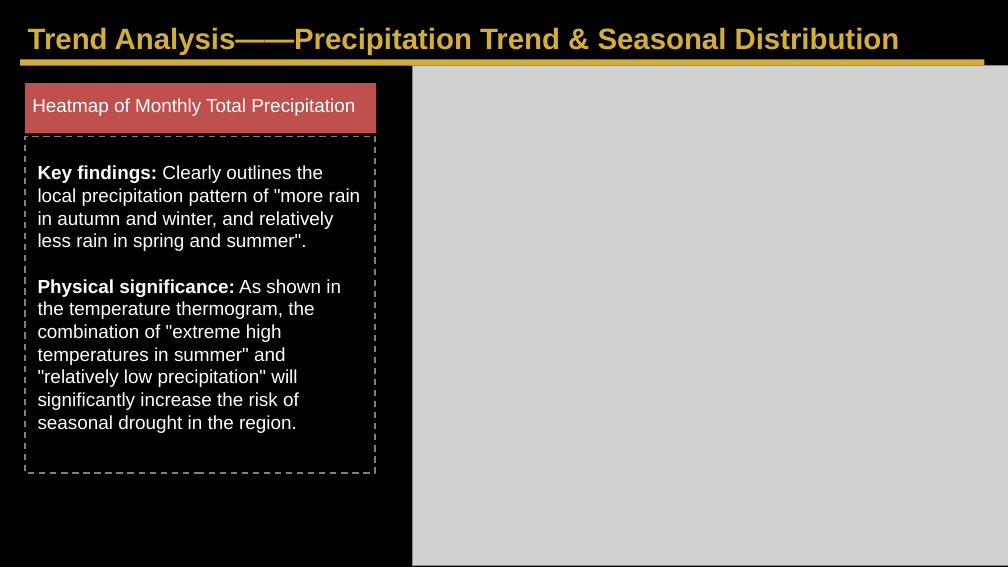
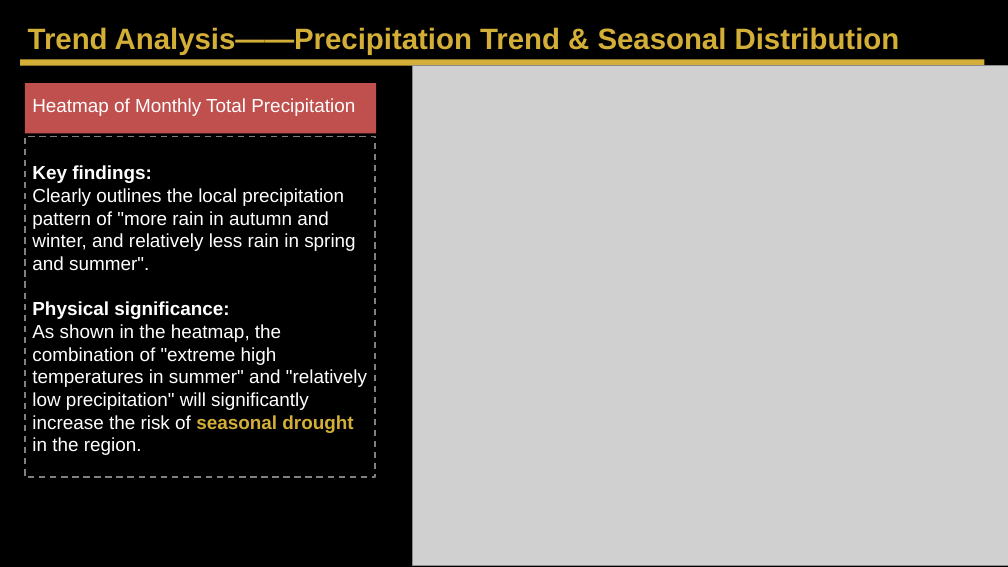
Before and after one commit to Ruiqi-Huang-7/EART60702-group-4-project-1, a slide deck: slide 6 of Project_1_final.pptx. Drawn at 1008x567 pixels with LibreOffice and Linux fonts; fonts in the diff are those of the drawing; grey boxes stand for pictures. Boxes give left, top, right and bottom in pixels: in the first picture for what was removed or moved away, otherwise in the second. Text is boxed around its words. In the diff, an @@ line names an element or a change of style, - is before the commit and + after.

```diff
--- a/Project_1_final.pptx
+++ b/Project_1_final.pptx
@@ rectangle: place and size @@
-rectangle at <box>25,137,375,473</box>
+rectangle at <box>25,137,375,477</box>
@@ text at <box>32,165,367,455</box>: text changed @@
-Key findings: Clearly outlines the local precipitation pattern of "more rain in autumn and winter, and relatively less rain in spring and summer".
-Physical significance: As shown in the temperature thermogram, the combination of "extreme high temperatures in summer" and "relatively low precipitation" will significantly increase the risk of seasonal drought in the region.
+Key findings:
+Clearly outlines the local precipitation pattern of "more rain in autumn and winter, and relatively less rain in spring and summer".
+Physical significance:
+As shown in the heatmap, the combination of "extreme high temperatures in summer" and "relatively low precipitation" will significantly increase the risk of seasonal drought in the region.
```
Also in this commit, not shown: 7 other slides changed, 2 other files.
